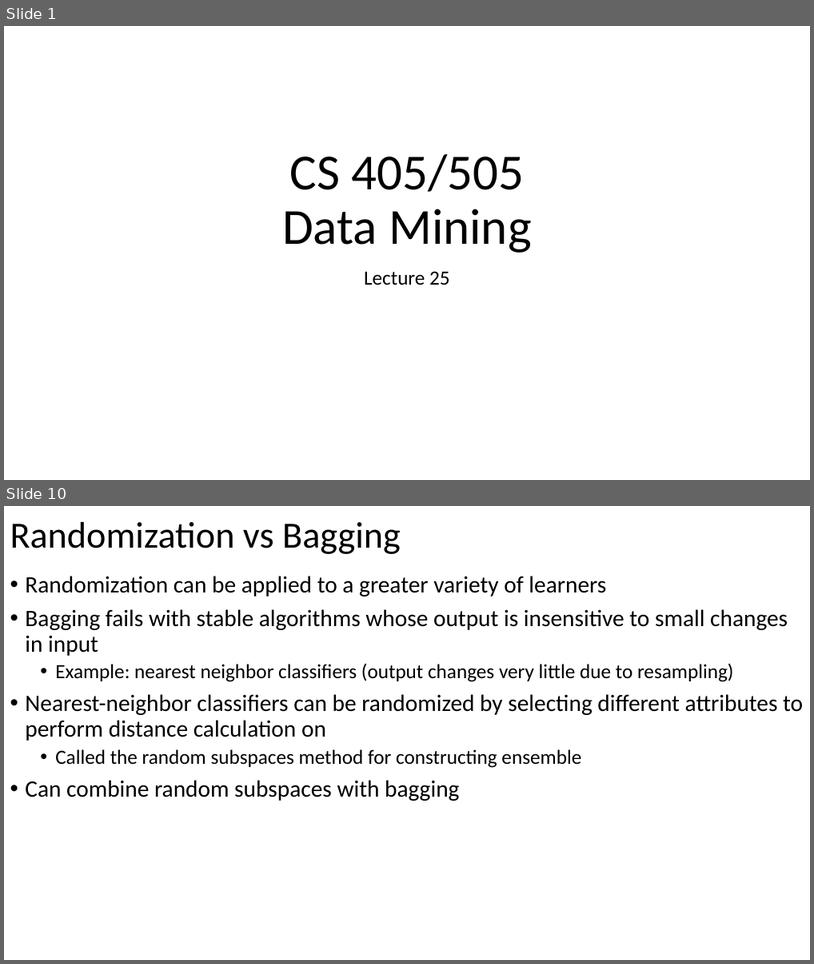
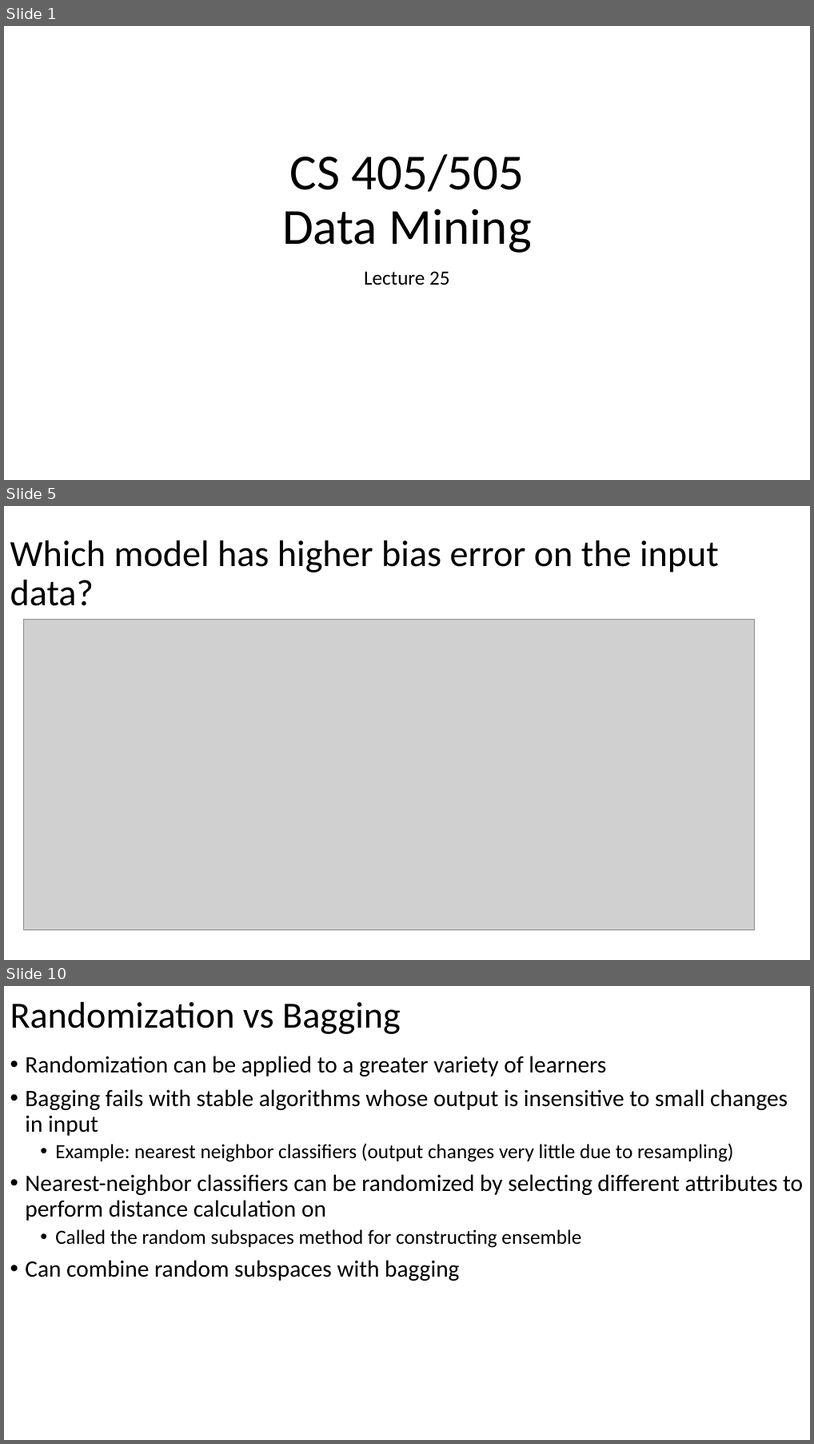
Before and after one commit to russellu/cs405, a slide deck: Lecture_25.pptx. Shown one above the other, each under a label of ours: slides 1 and 10 before the commit, slides 1, 5 and 10 after it; the slides between them are not shown. The pictures are 814x964 and 814x1444 pixels, drawn with LibreOffice and Linux fonts; fonts in the diff are those of the drawing; grey boxes stand for pictures. Boxes give left, top, right and bottom in pixels: in the first picture for what was removed or moved away, otherwise in the second. Text is boxed around its words. In the diff, an @@ line names an element or a change of style, - is before the commit and + after.

```diff
--- a/Lecture_25.pptx
+++ b/Lecture_25.pptx
@@ slide 5 added at (4, 506, 810, 960), background #FFFFFF @@
@@ title added at (10, 540, 719, 606), 44 pt, text #000000 @@
+Which model has higher bias error on the input data?
@@ picture added at (23, 619, 755, 930) @@
```
Also in this commit, not shown: 9 slides changed, 1 other slide added, 1 other file.
